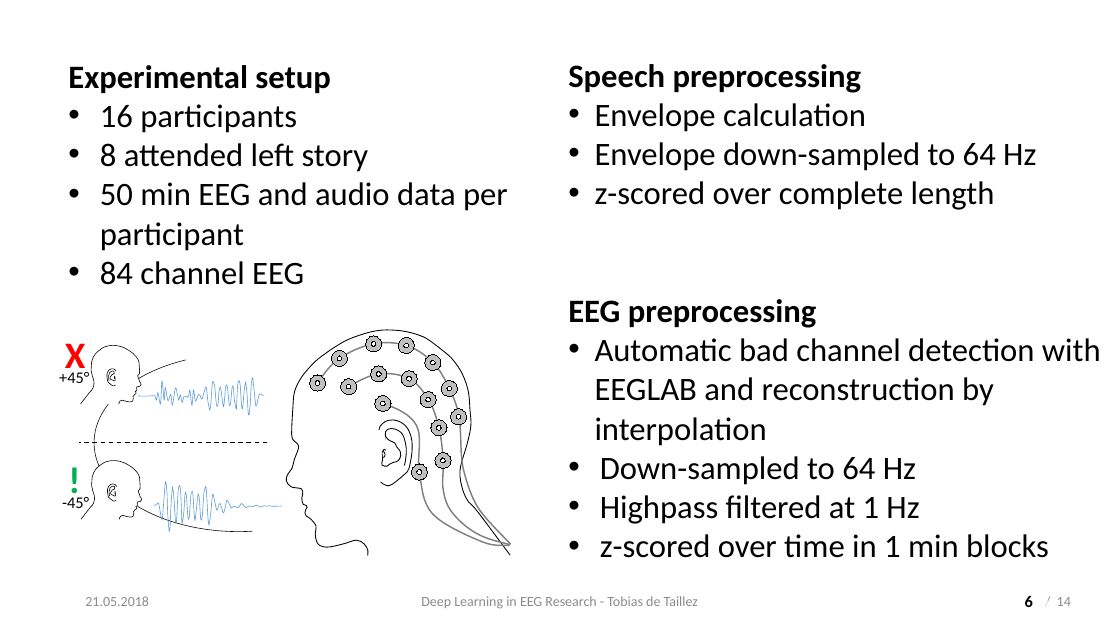
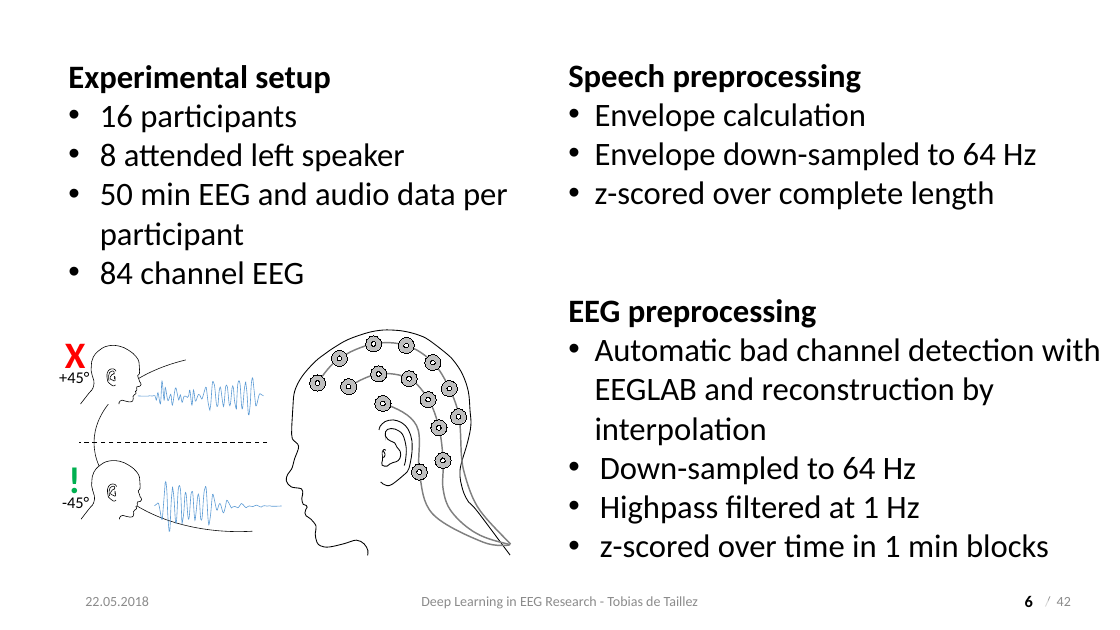
Before and after one commit to tdetaillez/simulate_EEG_from_speech_envelope, a slide deck: slide 6 of Tobias_de_Taillez_EEG_with_DNN.pptx. Drawn at 1120x630 pixels with LibreOffice and Linux fonts; fonts in the diff are those of the drawing; background and template pictures are left out. Boxes give left, top, right and bottom in pixels: in the first picture for what was removed or moved away, otherwise in the second. Text is boxed around its words. In the diff, an @@ line names an element or a change of style, - is before the commit and + after.

```diff
--- a/Tobias_de_Taillez_EEG_with_DNN.pptx
+++ b/Tobias_de_Taillez_EEG_with_DNN.pptx
@@ text at (100, 143, 405, 172): text changed @@
-• 8 attended left story
+• 8 attended left speaker
@@ text at (85, 596, 149, 606): text changed @@
-21.05.2018
+22.05.2018
@@ text at (1057, 597, 1071, 606): text changed @@
-/ 14
+/ 42
```
Also in this commit, not shown: 14 other slides changed.
